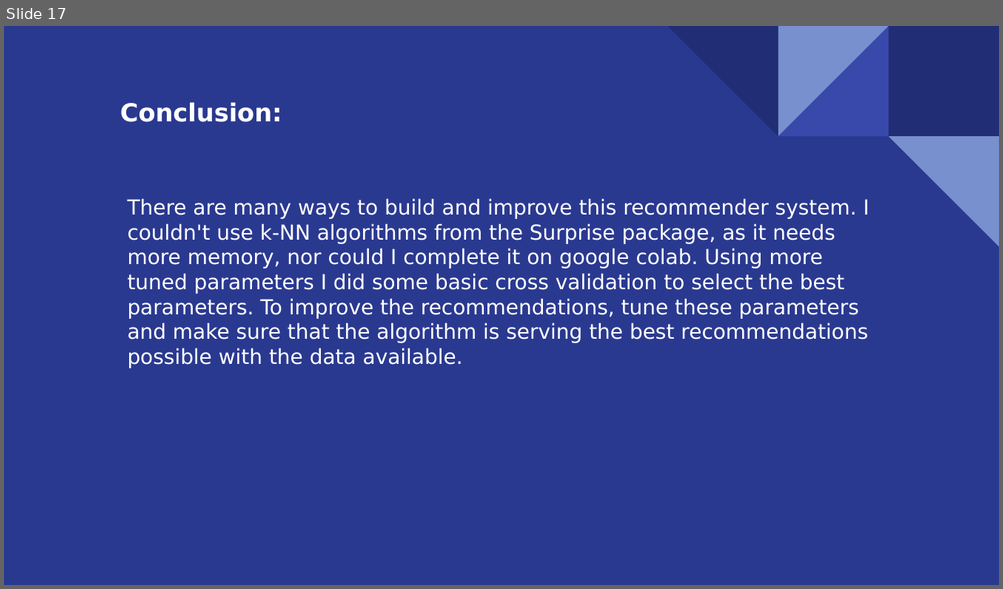
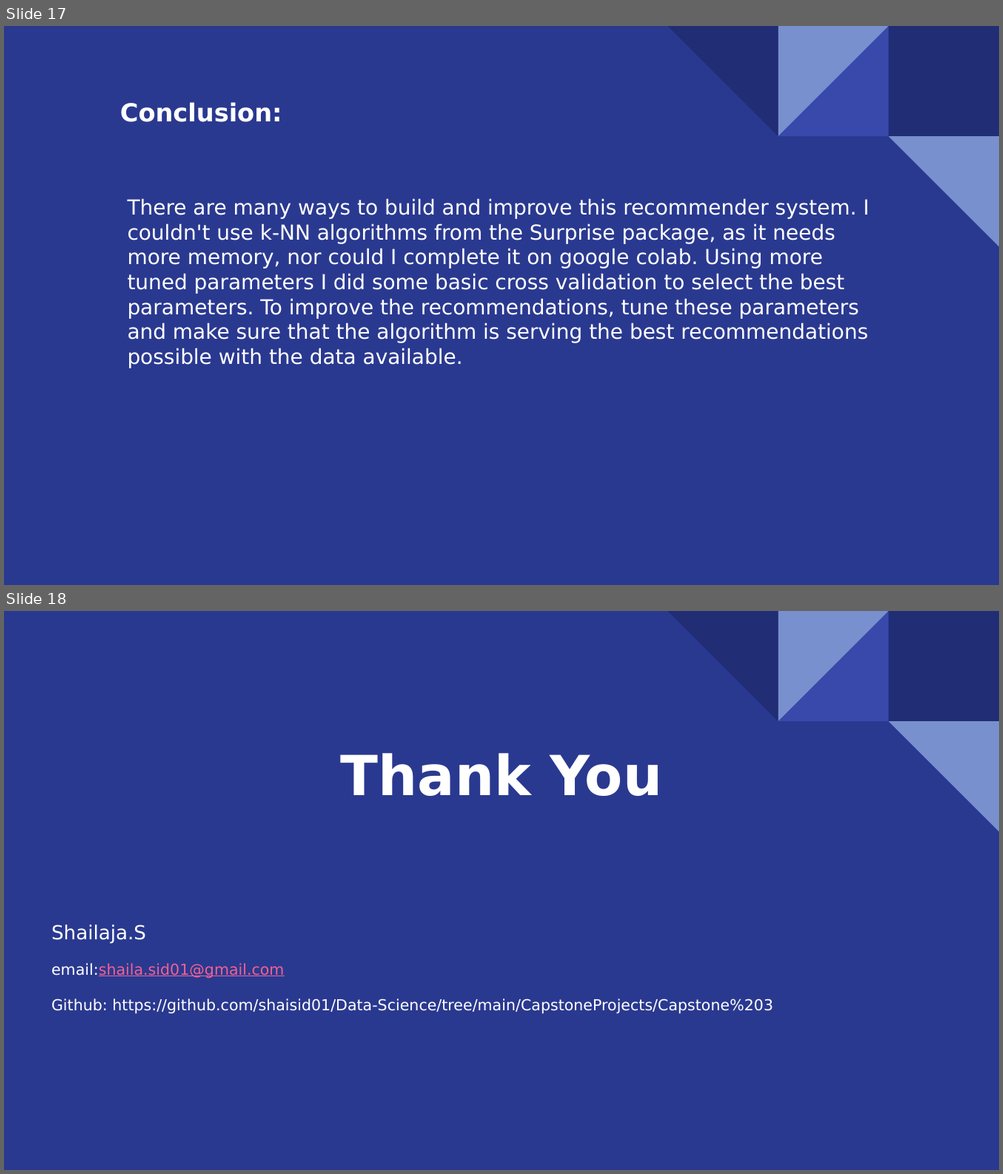
Before and after one commit to shaisid01/Data-Science, a slide deck: CapstoneProjects/Capstone 3/Docs/ProductRecommenderforonlinestore.pptx. Shown one above the other, each under a label of ours: slide 17 before the commit, slides 17 and 18 after it. The pictures are 1003x589 and 1003x1174 pixels, drawn with LibreOffice and Linux fonts; fonts in the diff are those of the drawing. Boxes give left, top, right and bottom in pixels: in the first picture for what was removed or moved away, otherwise in the second. Text is boxed around its words. In the diff, an @@ line names an element or a change of style, - is before the commit and + after.

```diff
--- a/CapstoneProjects/Capstone 3/Docs/ProductRecommenderforonlinestore.pptx
+++ b/CapstoneProjects/Capstone 3/Docs/ProductRecommenderforonlinestore.pptx
@@ slide 18 added at [4, 611, 999, 1170], background #2A3990; not listed: 5 template elements that a slide beside it also shows @@
@@ text added at [341, 753, 662, 796], 40 pt, text #FFFFFF, bold @@
+Thank You
@@ text added at [51, 925, 773, 1014], 11 pt, text #FFFFFF @@
+Shailaja.S
+email:shaila.sid01@gmail.com
+Github: https://github.com/shaisid01/Data-Science/tree/main/CapstoneProjects/Capstone%203
```
Also in this commit, not shown: 1 slide changed, 1 other file.
